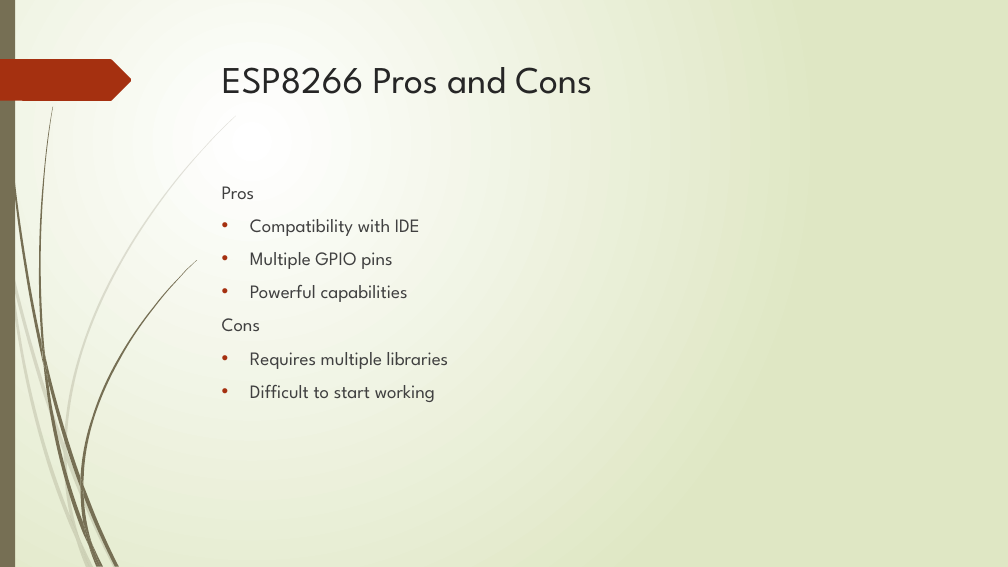
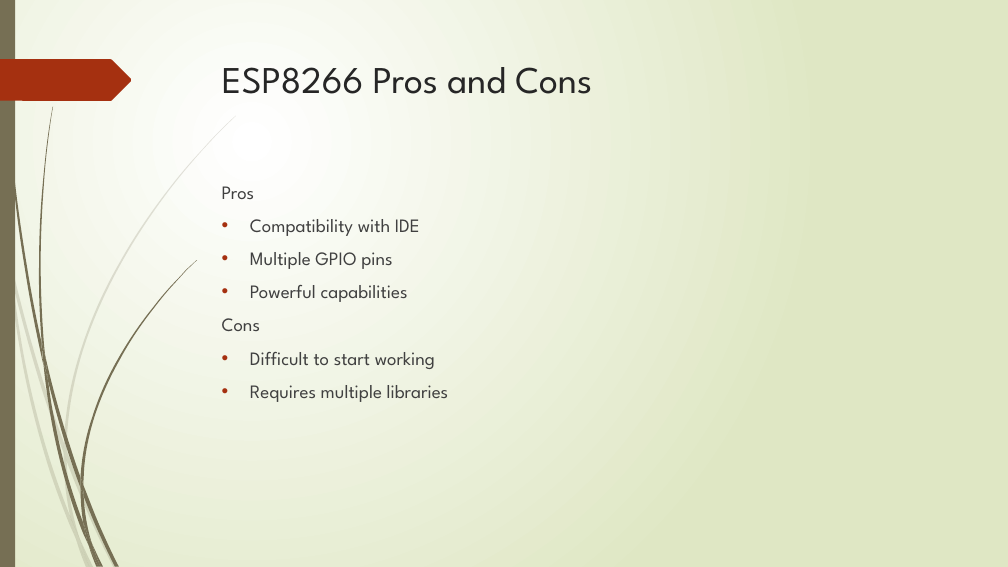
Before and after one commit to annavaykean/seniordesign_protoype, a slide deck: slide 24 of Smart Chair CDR (2).pptx. Drawn at 1008x567 pixels with LibreOffice and Linux fonts; fonts in the diff are those of the drawing. Boxes give left, top, right and bottom in pixels: in the first picture for what was removed or moved away, otherwise in the second. Text is boxed around its words. In the diff, an @@ line names an element or a change of style, - is before the commit and + after.

```diff
--- a/Smart Chair CDR (2).pptx
+++ b/Smart Chair CDR (2).pptx
@@ text at bbox=[250, 352, 435, 369]: paragraph added @@
+• Difficult to start working
@@ text at bbox=[250, 385, 435, 402]: paragraph removed @@
-• Difficult to start working
```
Also in this commit, not shown: 2 other slides changed.
